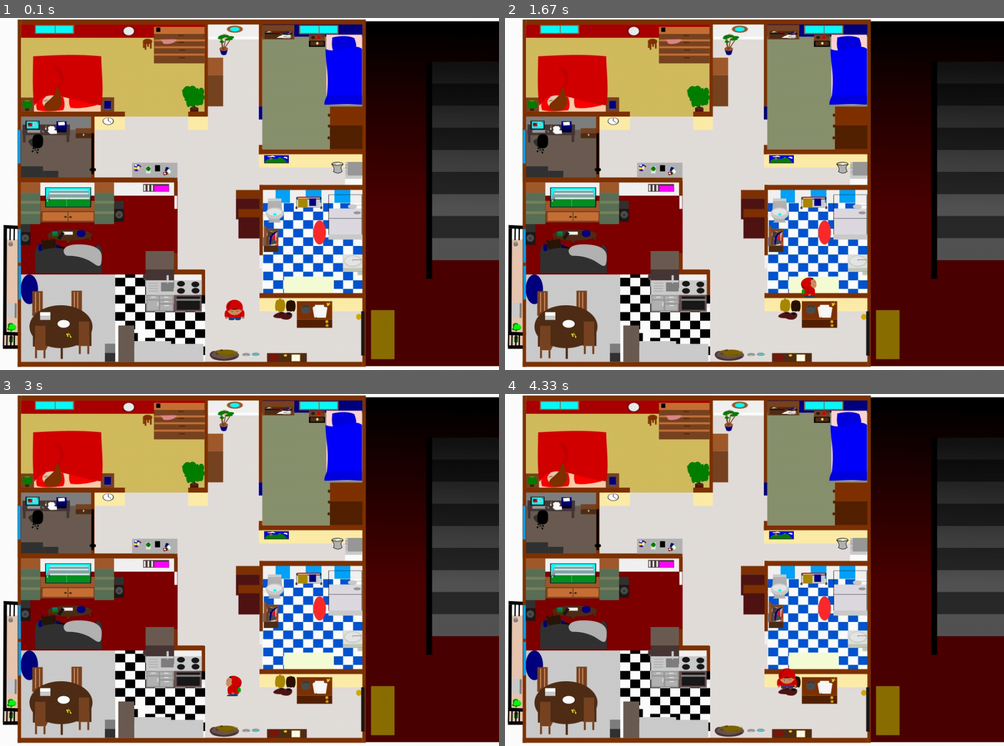
Above: before the commit, frames 1-4 (two rows, left to right).
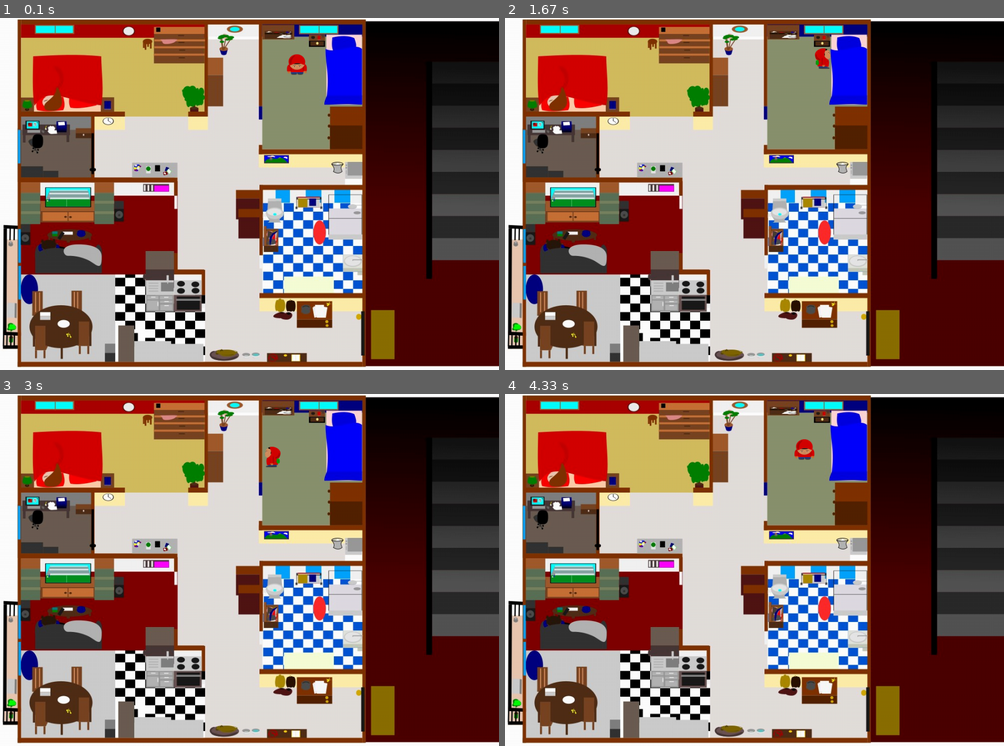
Above: after the commit, the same moments.

Repository: BastienChicot/GusGame
Game: pygame game, started from GusOut.py
The game is run twice, just before and just after one commit, with the same random seed, the same clock (stepped at 60 frames per second) and the same inputs.
Inputs:
- Up to frame 1 (0.1 s): no input
- Up to frame 2 (1.67 s): hold Right 0.33-0.8 s; hold Up 0.83-1.13 s; hold Right 1.17-1.63 s
- Up to frame 3 (3 s): hold Left 1.67-2.2 s; hold Down 2.23-2.53 s; hold Left 2.57-2.97 s
- Up to frame 4 (4.33 s): hold Up 3-3.37 s; hold Right 3.4-4.03 s; hold Down from 4.07 s (still down)

The runs differ from the first frame. In frame 1, 0.4% of the frame differs, in the area x 45-62%, y 10-86%; in frame 2, 0.3%; in frame 3, 0.3%; in frame 4, 0.4%.

Commit message:
fin mur level 1

Diff:
--- a/GusOut.py
+++ b/GusOut.py
@@ -5,7 +5,7 @@
 @author: basti
 """
 import pygame
-from Story.Fonctions import collisions
+from Story.Fonctions import collisions, histoire
 from Level.Levels import level_1
 
 pygame.init()
@@ -35,8 +35,8 @@
     screen.blit(gugus, (x,y))
 
 def game_loop():
-    x =  (display_width * 0.45)
-    y = (display_height * 0.8)
+    x =  575
+    y = 73
     x_change = 0
     y_change = 0
 
@@ -113,6 +113,8 @@
 
         rect_gugus.topleft = (x,y)
 
+        histoire(screen,x,y,"level_1")
+
         screen.blit(gugus, rect_gugus)
 
         pygame.display.update()
--- a/Level/Levels.py
+++ b/Level/Levels.py
@@ -15,6 +15,8 @@
     fond_width = 1000
     fond_height = 707
 
+
+    ##CHAMBRE PARENTS
     mur = pygame.Rect(0,0,1000,10)
     mur2 = pygame.Rect(0,0,42,430)
     mur3 = pygame.Rect(0,430,12,140)
@@ -24,10 +26,59 @@
     mur7 = pygame.Rect(362,134,56,66)
     mur8 = pygame.Rect(0,160,233,40)
     mur9 = pygame.Rect(230,188,20,12)
+    ##CHAMBRE GUS
     mur10 = pygame.Rect(410,65,37,112)
+    mur11 = pygame.Rect(517,0,13,170)
+    mur12 = pygame.Rect(618,0,118,63)
+    mur13 = pygame.Rect(657,68,75,215)
+    mur14 = pygame.Rect(518,254,150,21)
+    mur15 = pygame.Rect(690,280,44,129)
+    ##SDB
+    mur16 = pygame.Rect(519,333,170,27)
+    mur17 = pygame.Rect(660,355,34,54)
+    mur18 = pygame.Rect(520,357,43,105)
+    mur19 = pygame.Rect(724,407,10,70)
+    mur20 = pygame.Rect(680,470,53,82)
+    mur21 = pygame.Rect(567,517,104,70)
+    mur22 = pygame.Rect(660,355,34,54)
+    mur23 = pygame.Rect(520,550,213,11)
+    ##COULOIRS
+    mur24 = pygame.Rect(471,345,52,99)
+    mur25 = pygame.Rect(265,289,91,40)
+    mur26 = pygame.Rect(410,663,326,38)
+    ##PORTE ENTREE
+    #mur27 = pygame.Rect(720,560,15,110)
+    ##CUISINE
+    mur28 = pygame.Rect(210,650,200,50)
+    mur29 = pygame.Rect(290,500,124,55)
+    mur30 = pygame.Rect(235,620,35,50)
+    mur31 = pygame.Rect(290,467,67,43)
+    mur32 = pygame.Rect(152,593,34,117)
+    mur33 = pygame.Rect(63,548,20,50)
+    mur34 = pygame.Rect(141,555,20,50)
+    ##SALON
+    mur35 = pygame.Rect(35,450,170,31)
+    mur36 = pygame.Rect(35,380,150,70)
+    mur37 = pygame.Rect(35,320,215,57)
+    mur38 = pygame.Rect(347,326,10,25)
+    ##BUREAU
+    mur43 = pygame.Rect(35,300,80,20)
+    mur39 = pygame.Rect(35,240,6,55)
+    mur40 = pygame.Rect(35,194,50,48)
+    mur41 = pygame.Rect(90,190,100,30)
+    ##PORTE BUREAU
+    #mur42 = pygame.Rect(180,210,10,120)
+    ##EXTERIEUR
+    mur44 = pygame.Rect(988,0,12,707)
+    mur45 = pygame.Rect(850,70,150,370)
+    mur46 = pygame.Rect(850,440,15,87)
 
-    liste_mur = [mur,mur2,mur3,mur4,mur5,mur6,mur7,mur8,mur9,mur10]
-
+    liste_mur = [mur,mur2,mur3,mur4,mur5,mur6,mur7,mur8,mur9,mur10,mur11,mur12,mur13,
+                 mur14,mur15,mur16,mur17,mur18,mur19,mur20,mur21,mur22,mur23,mur24,
+                 mur25,mur26,mur28,mur29,mur30,mur31,mur32,mur33,mur34,mur35,
+                 mur36,mur37,mur38,mur39,mur40,mur41,mur43,mur44,mur45,mur46,
+                 #mur42,mur27
+                 ]
 
     pygame.draw.rect(gameDisplay,white,mur)
     pygame.draw.rect(gameDisplay,white,mur2)
@@ -39,6 +90,42 @@
     pygame.draw.rect(gameDisplay,white,mur8)
     pygame.draw.rect(gameDisplay,white,mur9)
     pygame.draw.rect(gameDisplay,white,mur10)
+    pygame.draw.rect(gameDisplay,white,mur11)
+    pygame.draw.rect(gameDisplay,white,mur12)
+    pygame.draw.rect(gameDisplay,white,mur13)
+    pygame.draw.rect(gameDisplay,white,mur14)
+    pygame.draw.rect(gameDisplay,white,mur15)
+    pygame.draw.rect(gameDisplay,white,mur16)
+    pygame.draw.rect(gameDisplay,white,mur17)
+    pygame.draw.rect(gameDisplay,white,mur18)
+    pygame.draw.rect(gameDisplay,white,mur19)
+    pygame.draw.rect(gameDisplay,white,mur20)
+    pygame.draw.rect(gameDisplay,white,mur21)
+    pygame.draw.rect(gameDisplay,white,mur22)
+    pygame.draw.rect(gameDisplay,white,mur23)
+    pygame.draw.rect(gameDisplay,white,mur24)
+    pygame.draw.rect(gameDisplay,white,mur25)
+    pygame.draw.rect(gameDisplay,white,mur26)
+    #pygame.draw.rect(gameDisplay,white,mur27)
+    pygame.draw.rect(gameDisplay,white,mur28)
+    pygame.draw.rect(gameDisplay,white,mur29)
+    pygame.draw.rect(gameDisplay,white,mur30)
+    pygame.draw.rect(gameDisplay,white,mur31)
+    pygame.draw.rect(gameDisplay,white,mur32)
+    pygame.draw.rect(gameDisplay,white,mur33)
+    pygame.draw.rect(gameDisplay,white,mur34)
+    pygame.draw.rect(gameDisplay,white,mur35)
+    pygame.draw.rect(gameDisplay,white,mur36)
+    pygame.draw.rect(gameDisplay,white,mur37)
+    pygame.draw.rect(gameDisplay,white,mur38)
+    pygame.draw.rect(gameDisplay,white,mur39)
+    pygame.draw.rect(gameDisplay,white,mur40)
+    pygame.draw.rect(gameDisplay,white,mur41)
+    #pygame.draw.rect(gameDisplay,white,mur42)
+    pygame.draw.rect(gameDisplay,white,mur43)
+    pygame.draw.rect(gameDisplay,white,mur44)
+    pygame.draw.rect(gameDisplay,white,mur45)
+    pygame.draw.rect(gameDisplay,white,mur46)
 
     gameDisplay.blit(fond, ((display_width-fond_width)/2,(display_height-fond_height)/2))
 
--- a/Story/Fonctions.py
+++ b/Story/Fonctions.py
@@ -4,6 +4,7 @@
 
 @author: basti
 """
+import pygame
 
 def collisions (liste_objet,x,y,rect_gugus,x_change,y_change):
 
@@ -33,3 +34,21 @@
     y += y_change
 
     return(x,y)
+
+def histoire(screen,x,y,level):
+    pygame.font.init() # you have to call this at the start,
+                   # if you want to use this module.
+    myfont = pygame.font.SysFont('arial', 20)
+
+    if level == "level_1":
+        if 185 < x < 220 and 378 < y < 454 :
+
+            textsurface = myfont.render('Parler à papa (A)', False, (255, 255, 255))
+            screen.blit(textsurface,(290,440))
+
+            if pygame.event == pygame.KEYDOWN:
+
+                if pygame.KEYDOWN == pygame.K_a:
+
+                    textsurface2 = myfont.render('Bouge, tu me fatigues', False, (255, 255, 255))
+                    screen.blit(textsurface2,(290,540))
